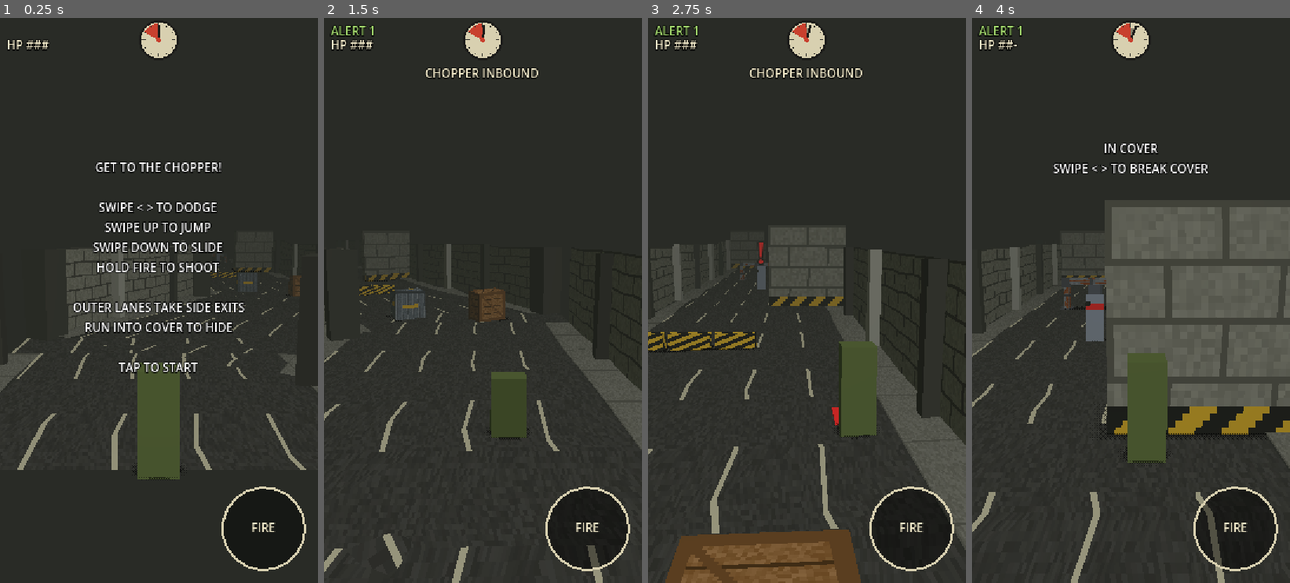
Above: before the commit, frames 1-4 (left to right).
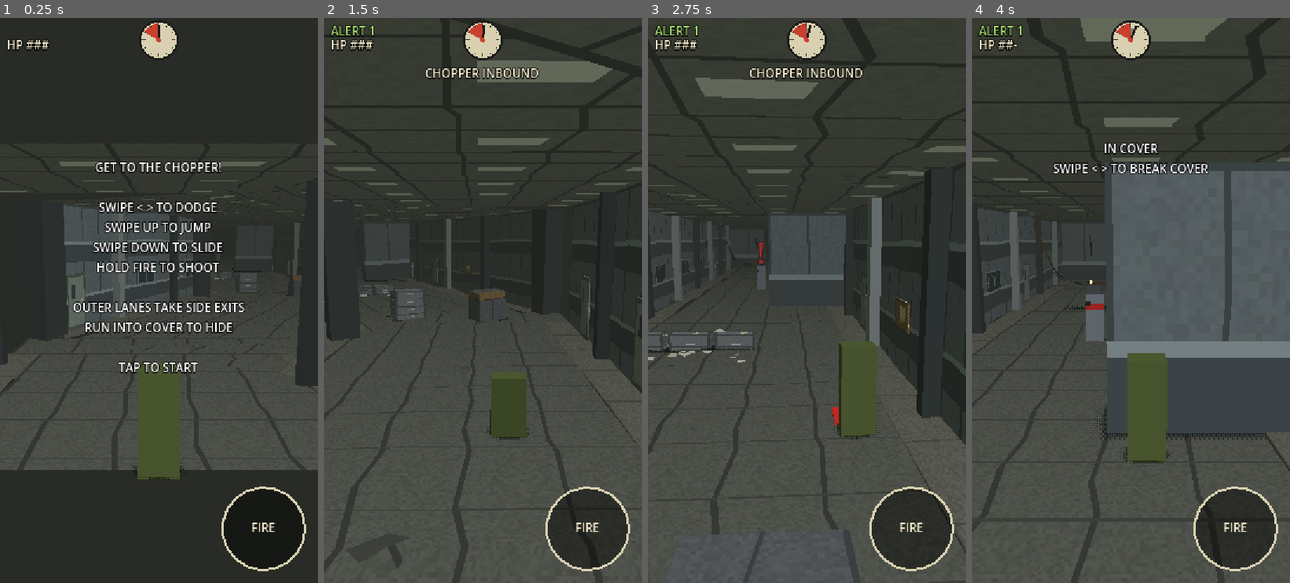
Above: after the commit, the same moments.

Repository: lhunt-gdev/get-to-the-chopper-test
Game: Godot game, scene res://game/levels/prototype_slice/prototype_slice.tscn
Same seed, same stepped clock (60 frames per second), same inputs: the game is played once before the commit and once after it.
Inputs (mouse positions are in pixels of both pictures, inside the frame that each line leads up to):
- Up to frame 1 (0.25 s): no input
- Up to frame 2 (1.5 s): tap Enter (ui_accept) at 0.5, 0.77 s; move the mouse to (552, 272) at 0.52 s; hold Right (ui_right) 0.53-1.25 s; click (552, 272) at 0.67 s; drag from (419, 328) to (467, 413) at 1.27 s
- Up to frame 3 (2.75 s): move the mouse to (838, 176) at 2.02 s; hold Right (ui_right) from 2.03 s (still down)
- Up to frame 4 (4 s): release Right (ui_right) at 2.75 s; drag from (1115, 413) to (1035, 215) at 2.77 s; move the mouse to (1226, 385) at 3.52 s; hold Left (ui_left) from 3.53 s (still down); tap Enter (ui_accept) at 3.77 s

The runs differ from the first frame. In frame 1, 18% of the frame differs, in the area x 0-100%, y 25-80%; in frame 2, 32%; in frame 3, 32%; in frame 4, 41%, in the area x 0-100%, y 0-100%.

Commit message:
Make the whole main route office; office wall details, paper, natural wires
- The run starts inside the building: COMPOUND EXIT -> MAIN FLOOR LOBBY and
  AIRFIELD GATE -> MAIN FLOOR EXIT, both office-themed (no road sections on
  the main route). Helipad stays outside.
- Office side walls get the odd door, window and notice board.
- Loose paper scattered around low filing cabinets.
- Live wires hang in one smooth drape, curving up to ceiling hooks past
  mid-road ends; the cut wire has a bend in it.

Co-Authored-By: Claude Opus 5.5 <noreply@anthropic.com>

Diff:
--- a/game/levels/prototype_slice/prototype_slice.gd
+++ b/game/levels/prototype_slice/prototype_slice.gd
@@ -39,7 +39,7 @@
 	"compound": {"wall": "blocks", "color": Color("77776c"), "height": 3.0, "ground": "asphalt"},
 	# MGS PS1-style complex / office interior.
 	"office": {"wall": "office", "wall_tex": "office_wall", "ceiling_tex": "office_ceiling", "color": Color("6f7a82"),
-			"height": CEILING_Y, "ground": "office_floor", "ceiling": true,
+			"height": CEILING_Y, "ground": "office_floor", "ceiling": true, "wall_decor": true,
 			"skins": {"barrier_looks": ["cabinet", "blockade"], "pipe": "wires", "box_metal": "cabinet", "box_wood": "desk",
 					"wall": "office_wall"}},
 	"rooftops": {"wall": "brick", "color": Color("7a4a38"), "height": 1.0, "ground": "concrete"},
@@ -379,6 +379,8 @@
 		for lane: int in lanes:
 			var x := _player.lane_x(lane)
 			var mesh: Node3D = one_piece
+			if jump_look == "cabinet":
+				_scatter_papers(node, seg, at, x, lane)
 			if jump_look == "blockade":
 				mesh = _build_blockade(node, seg, at, x, lane)
 			elif mesh == null:
@@ -630,6 +632,35 @@
 			var j: float = seg["legs"][k]["start"]
 			if j >= maxf(open, ramp):
 				_item_box(parent, seg, j, Vector3(side * (road_w / 2.0 + 1.0), ph / 2.0, 0), Vector3(1.0, ph, 1.0), theme["color"].darkened(0.5))
+		if theme.get("wall_decor", false):
+			_wall_decor(parent, seg, side, maxf(open, ramp), length)
+
+
+## Office walls: now and then a door, a window or a notice board between the pillars.
+func _wall_decor(parent: Node3D, seg: Dictionary, side: int, from: float, to: float) -> void:
+	var face := side * (tuning.lane_count * tuning.lane_width / 2.0 + 1.0 - 0.03)
+	for i in range(ceili(from / 5.0) * 5, int(to) - 3, 5):
+		var at := i + 2.5
+		var near_bend := false
+		for leg in seg["legs"]:
+			if absf(leg["start"] - at) < 1.3:
+				near_bend = true
+		if near_bend:
+			continue
+		# (width, height, centre height, texture); about half the gaps get something.
+		var pick := absi(hash([seg["id"], i, side])) % 7
+		var item: Array = []
+		match pick:
+			0, 1:
+				item = [1.0, 2.1, 1.05, PsxTextures.door()]
+			2, 3:
+				item = [1.6, 0.9, 1.65, PsxTextures.office_window()]
+			4:
+				item = [1.1, 0.75, 1.5, PsxTextures.notice_board()]
+		if item.is_empty():
+			continue
+		var m := _item_box(parent, seg, at, Vector3(face, item[2], 0), Vector3(0.05, item[1], item[0]), Color.WHITE)
+		m.material_override = PsxMaterials.textured(item[3], Vector2(3, 2))
 
 
 ## Splits [a, b] where legs bend and where stairs end, so each piece is one straight slope.
@@ -747,27 +778,38 @@
 
 
 ## Live electrical wires hanging low across a run of lanes (the main floor's slide obstacle):
-## three sagging cables, anchored in a junction box on the wall or rising to the ceiling where they
-## stop mid-road, a cut wire dangling from the ceiling, and sparks where they're broken.
+## three cables in one smooth drape. Over the blocked lanes they sag low (you have to slide). At a
+## wall they end in a junction box; where they stop mid-road they curve up to a hook in the ceiling
+## just beyond the end, well above head height by the next lane. A cut wire dangles with a bend in
+## it, and sparks where they're broken.
 func _build_wires(parent: Node3D, seg: Dictionary, at: float, y: float, ends: Array) -> Node3D:
 	var frame := _frame_at(seg, at)
-	var x0: float = ends[0]["x"]
-	var x1: float = ends[1]["x"]
-	var top := y + 0.2   # where the cables are held
-	var low := y - 0.08  # how far they sag in the middle (still too low to run under)
+	var top := y + 0.2   # height at the edge of the blocked lanes
+	var low := y - 0.08  # lowest point, mid-run (still too low to run under)
+	var reach := 1.3     # how far past a mid-road end the ceiling hook is
+	# Edges of the blocked lanes (a wall end is the wall itself) and where each end is anchored.
+	var e0: float = ends[0]["x"] if ends[0]["wall"] else ends[0]["x"] - 0.2
+	var e1: float = ends[1]["x"] if ends[1]["wall"] else ends[1]["x"] + 0.2
+	var a0 := e0 if ends[0]["wall"] else e0 - reach
+	var a1 := e1 if ends[1]["wall"] else e1 + reach
+	var mid := (e0 + e1) / 2.0
+	var half := (e1 - e0) / 2.0
+	var slope := 2.0 * (top - low) / half  # steepness at the lane edge, carried on into the rise
 	var black := Color("141414")
 	var first: MeshInstance3D = null
-	var n := maxi(4, ceili((x1 - x0) / 0.6))
+	var steps := maxi(8, ceili((a1 - a0) / 0.3))
 	for c in 3:
 		var dz: float = [-0.1, 0.0, 0.1][c]
 		var dy: float = [0.0, 0.06, -0.05][c]
-		var prev := Vector3(x0, top + dy, dz)
-		for i in range(1, n + 1):
-			var t := float(i) / n
-			var p := Vector3(lerpf(x0, x1, t), top + dy - (top - low) * 4.0 * t * (1.0 - t), dz)
-			var seg_mesh := _cable(parent, frame, prev, p, 0.04, black if c != 1 else Color("5a3a12"))
-			if first == null:
-				first = seg_mesh
+		var prev := Vector3.ZERO
+		for i in steps + 1:
+			var x := lerpf(a0, a1, float(i) / steps)
+			var h := _wire_height(x, e0, e1, mid, half, top, low, slope, reach)
+			var p := Vector3(x, h + dy * clampf((CEILING_Y - h) / 1.0, 0.0, 1.0), dz)
+			if i > 0:
+				var piece := _cable(parent, frame, prev, p, 0.04, black if c != 1 else Color("5a3a12"))
+				if first == null:
+					first = piece
 			prev = p
 	for e in ends:
 		var ex: float = e["x"]
@@ -777,16 +819,36 @@
 			var stripe := _box(jb, Vector3(0.26, 0.08, 0.44), Vector3.ZERO, Color("c9a227"))
 			stripe.position.y = 0.12
 		else:
-			_cable(parent, frame, Vector3(ex, top, 0), Vector3(ex, CEILING_Y, 0), 0.09, black)  # up to the ceiling
-	# A cut wire dangling from the ceiling, sparking at its end, and sparks where the run is broken.
-	var cut_x := lerpf(x0, x1, 0.3)
-	var tip := Vector3(cut_x, top - 0.1, 0.25)
-	_cable(parent, frame, Vector3(cut_x, CEILING_Y, 0.25), tip, 0.04, black)
-	for spot in [tip, Vector3(lerpf(x0, x1, 0.65), low + 0.02, 0.0)]:
+			var hook := a0 if ex < mid else a1
+			_box(parent, Vector3(0.18, 0.12, 0.3), Vector3.ZERO, Color("5a5f66")).transform = \
+					frame * Transform3D(Basis.IDENTITY, Vector3(hook, CEILING_Y - 0.06, 0))  # ceiling hook
+	# A cut wire dangling from the ceiling with a lazy bend in it, sparking at its end.
+	var cut_x := lerpf(e0, e1, 0.3)
+	var tip := Vector3(cut_x + 0.18, top - 0.1, 0.25)
+	var prev_cut := Vector3(cut_x, CEILING_Y, 0.25)
+	for i in range(1, 7):
+		var t := i / 6.0
+		var p := Vector3(cut_x + 0.18 * t * t + 0.12 * sin(t * PI), lerpf(CEILING_Y, tip.y, t), 0.25)
+		_cable(parent, frame, prev_cut, p, 0.04, black)
+		prev_cut = p
+	tip = prev_cut
+	for spot in [tip, Vector3(lerpf(e0, e1, 0.65), low + 0.02, 0.0)]:
 		var s := Sparks.new(4, hash(Vector2(at, spot.x)))
 		parent.add_child(s)
 		s.transform = frame * Transform3D(Basis.IDENTITY, spot)
 	return first
+
+
+## The wires' drape: a parabola over the blocked lanes (lowest mid-run, `top` at their edges);
+## past a mid-road end it keeps curving up at the same steepness to the ceiling hook.
+static func _wire_height(x: float, e0: float, e1: float, mid: float, half: float, top: float, low: float,
+		slope: float, reach: float) -> float:
+	if x >= e0 and x <= e1:
+		var u := (x - mid) / half
+		return low + (top - low) * u * u
+	var s := (e0 - x) if x < e0 else (x - e1)  # metres past the edge, toward the hook
+	var a := (CEILING_Y - top - slope * reach) / (reach * reach)
+	return minf(CEILING_Y, top + slope * s + a * s * s)
 
 
 ## A thin straight cable between two points given in `frame` (a place on the route).
@@ -797,6 +859,22 @@
 	var up := Vector3.UP if absf((pb - pa).normalized().y) < 0.99 else Vector3.RIGHT
 	m.transform = Transform3D(Basis.looking_at(pb - pa, up), (pa + pb) / 2.0)
 	return m
+
+
+## Loose sheets of paper around a low filing cabinet, as if it was tipped over or shoved aside
+## in a hurry: mostly on the floor in front of and behind it, a couple on top.
+func _scatter_papers(parent: Node3D, seg: Dictionary, at: float, x: float, lane: int) -> void:
+	var rng := RandomNumberGenerator.new()
+	rng.seed = hash([seg["id"], at, lane])
+	var frame := _frame_at(seg, at)
+	for i in 9:
+		var on_top := i < 2
+		var p := Vector3(x + rng.randf_range(-0.6, 0.6), 0.51 if on_top else 0.012,
+				rng.randf_range(-0.25, 0.25) if on_top else rng.randf_range(-1.8, 1.4))
+		if not on_top and absf(p.z) < 0.25:
+			p.z = 0.35 * signf(p.z + 0.001)  # not inside the cabinet
+		var sheet := _box(parent, Vector3(0.21, 0.006, 0.29), Vector3.ZERO, Color("e6e2d6") if i % 4 else Color("d8d2b8"))
+		sheet.transform = frame * Transform3D(Basis(Vector3.UP, rng.randf_range(0.0, TAU)), p)
 
 
 ## A makeshift blockade across one lane: a door on its side, with a chair tipped over behind it.
--- a/game/levels/prototype_slice/route.json
+++ b/game/levels/prototype_slice/route.json
@@ -1,11 +1,11 @@
 {
   "mission": "prototype_slice",
   "authored_for_lanes": 5,
-  "start": "compound_exit",
+  "start": "main_floor_lobby",
   "nodes": [
     {
-      "id": "compound_exit",
-      "theme": "compound",
+      "id": "main_floor_lobby",
+      "theme": "office",
       "tier": "ground",
       "length": 150,
       "bends": [{"at": 6, "side": "right"}, {"at": 76, "side": "left"}],
@@ -65,7 +65,7 @@
         {"side": "right", "at": 72}
       ],
       "next": [
-        {"to": "airfield_gate", "label": "GATE"},
+        {"to": "main_floor_exit", "label": "EXIT"},
         {"to": "service_tunnel", "label": "TUNNEL", "side": "left", "via": "stairs", "max_alert": 1}
       ]
     },
@@ -92,7 +92,7 @@
       ],
       "next": [
         {"to": "roof_edge", "label": "ROOF EDGE"},
-        {"to": "airfield_gate", "label": "GATE", "side": "left", "via": "stairs"}
+        {"to": "main_floor_exit", "label": "EXIT", "side": "left", "via": "stairs"}
       ]
     },
     {
@@ -137,8 +137,8 @@
       ]
     },
     {
-      "id": "airfield_gate",
-      "theme": "gate",
+      "id": "main_floor_exit",
+      "theme": "office",
       "tier": "ground",
       "length": 110,
       "obstacles": [
--- a/game/rendering/psx_textures.gd
+++ b/game/rendering/psx_textures.gd
@@ -165,6 +165,41 @@
 	return _finish("office_ceiling", img)
 
 
+## Office window onto a dark room: a frame, a cross bar and a pale reflection streak.
+static func office_window() -> Texture2D:
+	if _cache.has("office_window"):
+		return _cache["office_window"]
+	var img := _start("office_window", Color("2c3a44"), 0.03)
+	for y in SIZE:
+		for x in SIZE:
+			if x < 2 or x > SIZE - 3 or y < 2 or y > SIZE - 3 or x == 16 or x == 15:
+				img.set_pixel(x, y, Color("8a949a"))
+			elif absi(x - y - 4) <= 1 and x < 14:
+				img.set_pixel(x, y, Color("5e7482"))  # reflection
+	return _finish("office_window", img)
+
+
+## Notice board: cork with a frame and pinned sheets of paper.
+static func notice_board() -> Texture2D:
+	if _cache.has("notice_board"):
+		return _cache["notice_board"]
+	var img := _start("notice_board", Color("8a6a40"), 0.06)
+	var rng := _rng("notice_board_papers")
+	for y in SIZE:
+		for x in SIZE:
+			if x < 2 or x > SIZE - 3 or y < 2 or y > SIZE - 3:
+				img.set_pixel(x, y, Color("5a4a36"))
+	for i in 6:
+		var px := rng.randi_range(3, SIZE - 11)
+		var py := rng.randi_range(3, SIZE - 12)
+		var paper := Color("e4e0d4") if i % 3 != 2 else Color("e8d890")
+		for y in range(py, py + 9):
+			for x in range(px, px + 7):
+				img.set_pixel(x, y, paper if (y - py) % 3 != 1 or x == px else paper.darkened(0.25))
+		img.set_pixel(px + 3, py, Color("c83a2a"))  # pin
+	return _finish("notice_board", img)
+
+
 ## Office door: pale grey-green panel with a frame, a little window and a handle.
 static func door() -> Texture2D:
 	if _cache.has("door"):
--- a/tests/autoplay/autoplay.gd
+++ b/tests/autoplay/autoplay.gd
@@ -55,17 +55,17 @@
 			_prefer = {&"building_main_floor": -1, &"service_tunnel": -1}
 			_trip_in = [&"building_main_floor"]
 		"roof_down":
-			_prefer = {&"compound_exit": 1, &"rooftops": -1}
+			_prefer = {&"main_floor_lobby": 1, &"rooftops": -1}
 		"roof_loud":
-			_prefer = {&"compound_exit": 1, &"roof_edge": 1}
-			_trip_in = [&"compound_exit"]
+			_prefer = {&"main_floor_lobby": 1, &"roof_edge": 1}
+			_trip_in = [&"main_floor_lobby"]
 		"miss_ladder":
-			_prefer = {&"compound_exit": 1, &"roof_edge": 0}
-			_trip_in = [&"compound_exit"]
+			_prefer = {&"main_floor_lobby": 1, &"roof_edge": 0}
+			_trip_in = [&"main_floor_lobby"]
 		"late_switch":
-			_prefer = {&"compound_exit": 1}
+			_prefer = {&"main_floor_lobby": 1}
 		"ground_loud", "ground_alarms":
-			_trip_in = [&"compound_exit", &"building_main_floor"]
+			_trip_in = [&"main_floor_lobby", &"building_main_floor"]
 	_level = LEVEL.instantiate()
 	add_child(_level)
 	_player = _level.get_node("Player")
@@ -91,11 +91,11 @@
 		return
 
 	# Last-minute change of mind: back to the middle just before the first split.
-	if scenario == "late_switch" and _level._runner.current == &"compound_exit":
+	if scenario == "late_switch" and _level._runner.current == &"main_floor_lobby":
 		var runner: RouteRunner = _level._runner
 		var left_to_split := runner.graph.length_of(runner.current) - (d - runner.segment_start)
 		if left_to_split < 4.0:
-			_prefer[&"compound_exit"] = 0
+			_prefer[&"main_floor_lobby"] = 0
 			_cooldown = mini(_cooldown, 0)
 
 	# Steering: avoid lanes with cover (walls, boxes) coming up; lean to the preferred side at junctions.
--- a/tests/run_tests.gd
+++ b/tests/run_tests.gd
@@ -70,7 +70,7 @@
 ## Every route has a trooper set per alert level, with fewer at Alert 1 than at 2, and at 2 than at 3.
 func _test_trooper_tiers() -> void:
 	var g := RouteGraph.from_json_file("res://game/levels/prototype_slice/route.json")
-	for id in ["compound_exit", "building_main_floor", "rooftops", "roof_edge", "service_tunnel", "airfield_gate"]:
+	for id in ["main_floor_lobby", "building_main_floor", "rooftops", "roof_edge", "service_tunnel", "main_floor_exit"]:
 		var counts := [0, 0, 0]
 		for e in g.node_data(StringName(id)).get("enemies", []):
 			for alert in [1, 2, 3]:
Not shown, changed: docs/design/decision-log.md
Not shown, changed: tests/run_all.sh
